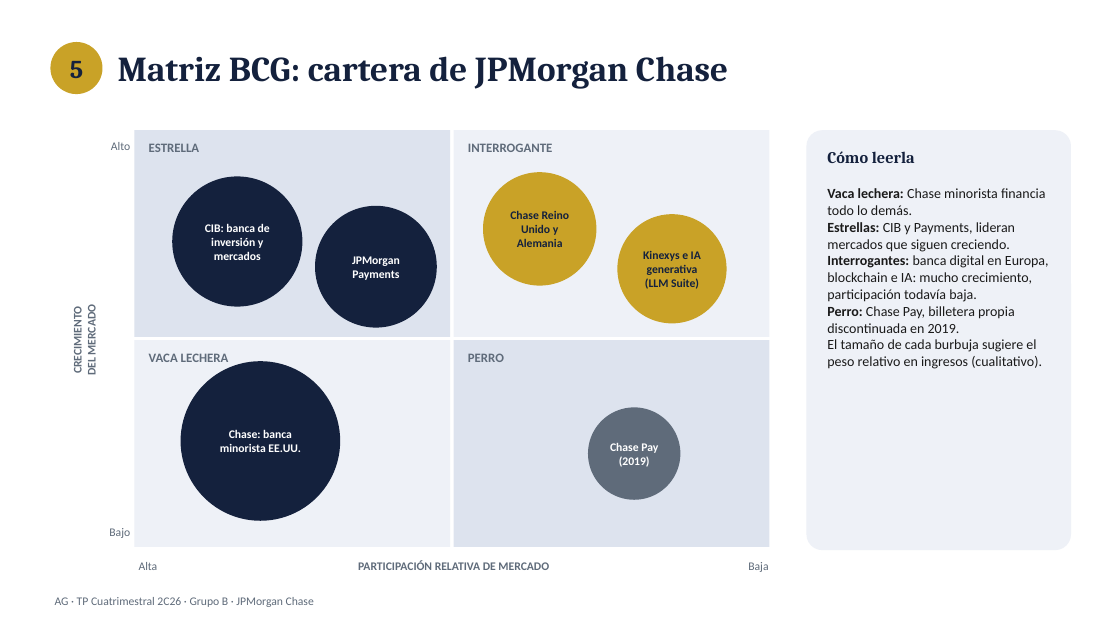
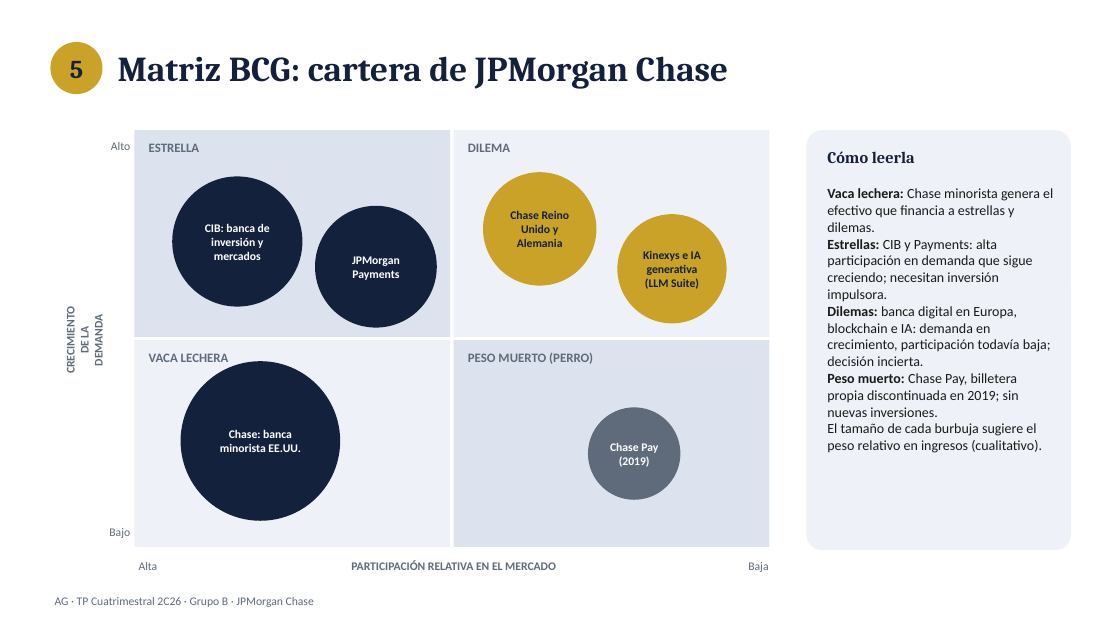
Before and after one commit to lschirripa/utn-boost, a slide deck: slide 7 of materias/administracion-gerencial/tp-cuatrimestral/exports/00_TP Cuatrimestral_GB.pptx. Drawn at 1120x630 pixels with LibreOffice and Linux fonts; fonts in the diff are those of the drawing. Boxes give left, top, right and bottom in pixels: in the first picture for what was removed or moved away, otherwise in the second. Text is boxed around its words. In the diff, an @@ line names an element or a change of style, - is before the commit and + after.

```diff
--- a/materias/administracion-gerencial/tp-cuatrimestral/exports/00_TP Cuatrimestral_GB.pptx
+++ b/materias/administracion-gerencial/tp-cuatrimestral/exports/00_TP Cuatrimestral_GB.pptx
@@ text at <box>468,143,510,152</box>: text changed @@
-INTERROGANTE
+DILEMA
@@ text at <box>827,188,1053,417</box>: text changed @@
-Vaca lechera: Chase minorista financia todo lo demás.
-Estrellas: CIB y Payments, lideran mercados que siguen creciendo.
-Interrogantes: banca digital en Europa, blockchain e IA: mucho crecimiento, participación todavía baja.
-Perro: Chase Pay, billetera propia discontinuada en 2019.
+Vaca lechera: Chase minorista genera el efectivo que financia a estrellas y dilemas.
+Estrellas: CIB y Payments: alta participación en demanda que sigue creciendo; necesitan inversión impulsora.
+Dilemas: banca digital en Europa, blockchain e IA: demanda en crecimiento, participación todavía baja; decisión incierta.
+Peso muerto: Chase Pay, billetera propia discontinuada en 2019; sin nuevas inversiones.
@@ text at <box>63,313,106,372</box>: text changed @@
-CRECIMIENTO DEL MERCADO
+CRECIMIENTO DE LA DEMANDA
@@ text at <box>468,353,593,364</box>: text changed @@
-PERRO
+PESO MUERTO (PERRO)
@@ text at <box>351,560,556,570</box>: text changed @@
-PARTICIPACIÓN RELATIVA DE MERCADO
+PARTICIPACIÓN RELATIVA EN EL MERCADO
```
Also in this commit, not shown: 7 other slides changed, 4 other files.
